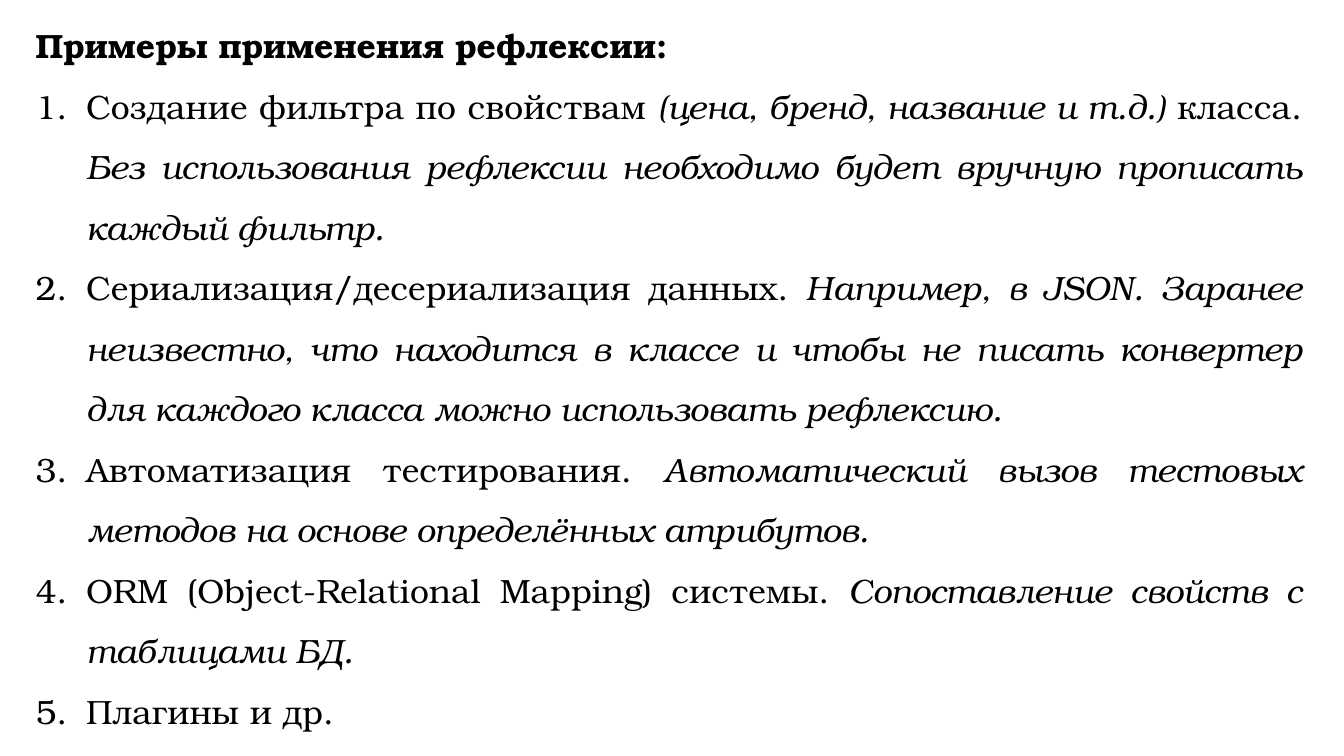
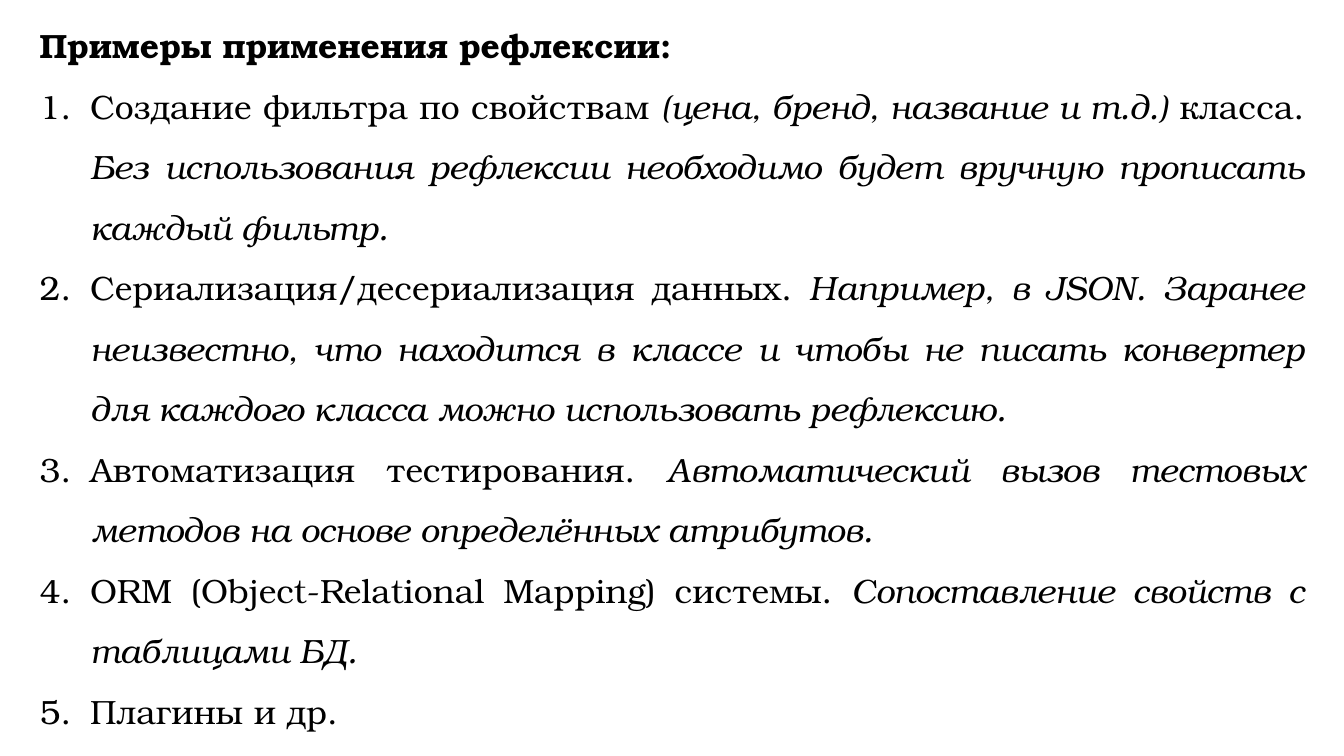
Before and after one commit to DaniilKlyukin/OOP-4, a slide deck: slide 3 of Лекции/ООП 1 лек 1.pptx. Drawn at 1344x756 pixels with LibreOffice and Linux fonts; fonts in the diff are those of the drawing. Boxes give left, top, right and bottom in pixels: in the first picture for what was removed or moved away, otherwise in the second. Text is boxed around its words. In the diff, an @@ line names an element or a change of style, - is before the commit and + after.

```diff
--- a/Лекции/ООП 1 лек 1.pptx
+++ b/Лекции/ООП 1 лек 1.pptx
@@ text "Примеры применения рефлексии:": place and size @@
-text "Примеры применения рефлексии:" at box(36, 33, 1302, 732)
+text "Примеры применения рефлексии:" at box(40, 33, 1305, 732)
```
Also in this commit, not shown: 25 other slides changed, 1 other file.
